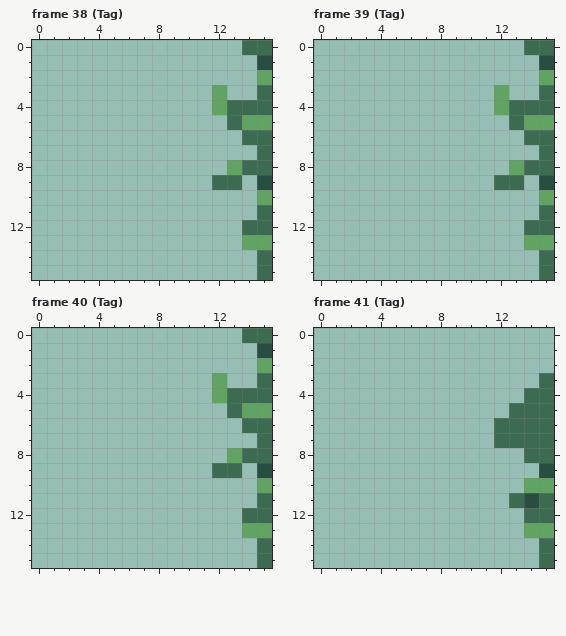
Two versions of one pixel-art file, assets_builders/Art/GrassTiles.aseprite. Above: the version before the commit.
16x16 pixels, 97 frames. Shown: frame 38 (Tag), frame 39 (Tag), frame 40 (Tag), frame 41 (Tag). The commit also changed other frames, which this record leaves out.
Now the later version:
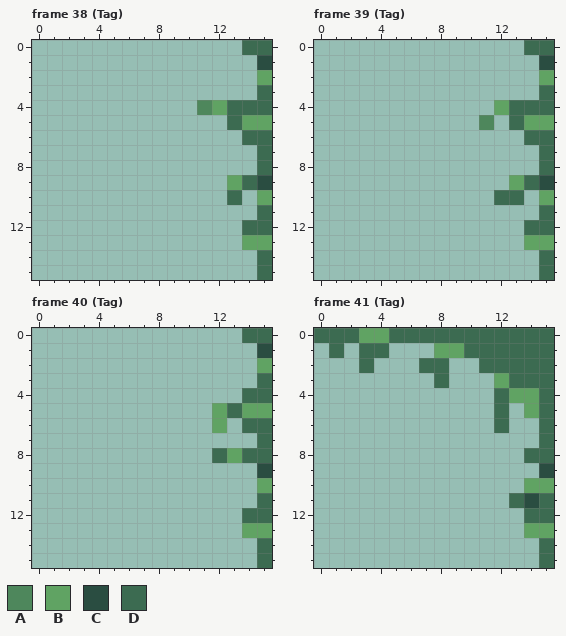
Palette (. is transparent): A #4e875c  B #60a363  C #2a4d41  D #3c6b51
Changes in this commit:
Changed rows in their new state; - is an unchanged pixel.
Frame 38 (Tag), layer "Background":
first column x 11:
 3 -.
 4 A-
first column x 12:
 8 -..
 9 .BD
10 -D-
Frame 39 (Tag), layer "Background":
first column x 11:
 3 -.--
 5 A---
 8 --..
 9 -.BD
10 -DD-
Frame 40 (Tag), layer "Background":
first column x 12:
 3 .-
 4 ..
 5 B-
 6 B-
 8 D-
 9 ..
Frame 41 (Tag), layer "Background":
first column x 0:
 0 DDDBBDDDDDDDDDDD
 1 -D-DD---BBDDDDDD
 2 ---D---DD--DDDDD
 3 --------D---BDD-
 4 ------------DBB-
 5 ------------D.B-
 6 -------------..-
 7 ------------...-
Boxes around the changes in both pictures, in picture pixels (x1, y1, x2, y2):
changed: (197, 85, 257, 205)
changed: (479, 85, 539, 205)
changed: (212, 373, 242, 478)
changed: (314, 328, 554, 448)
